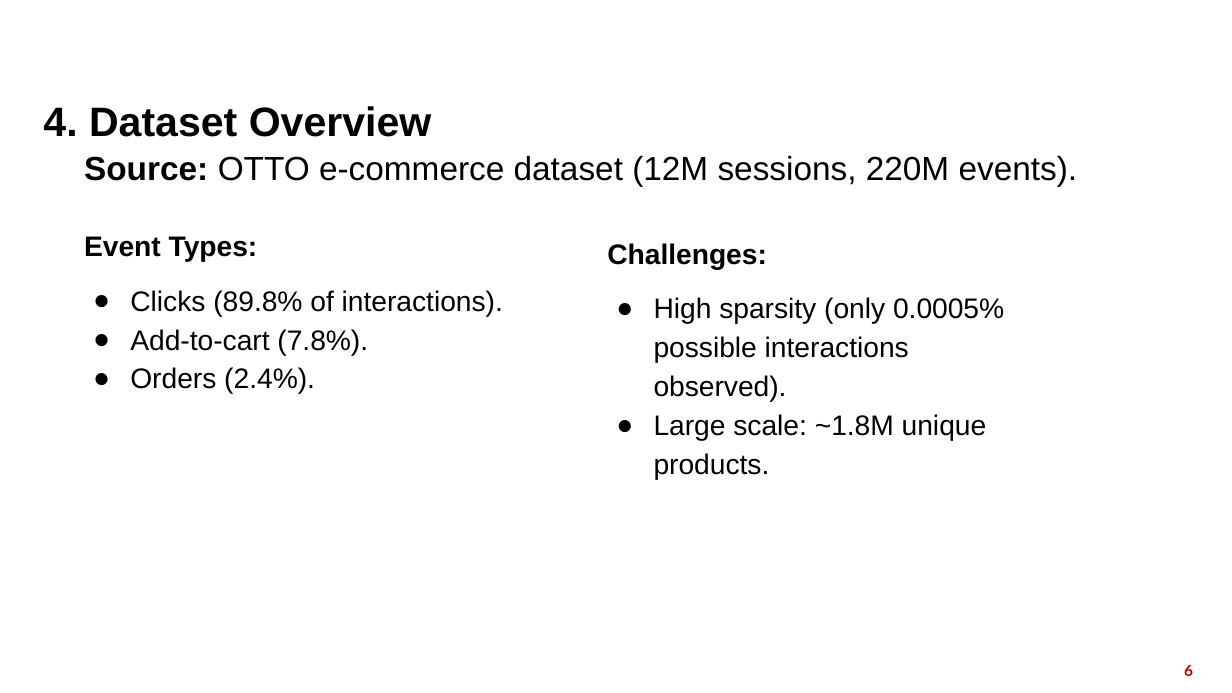
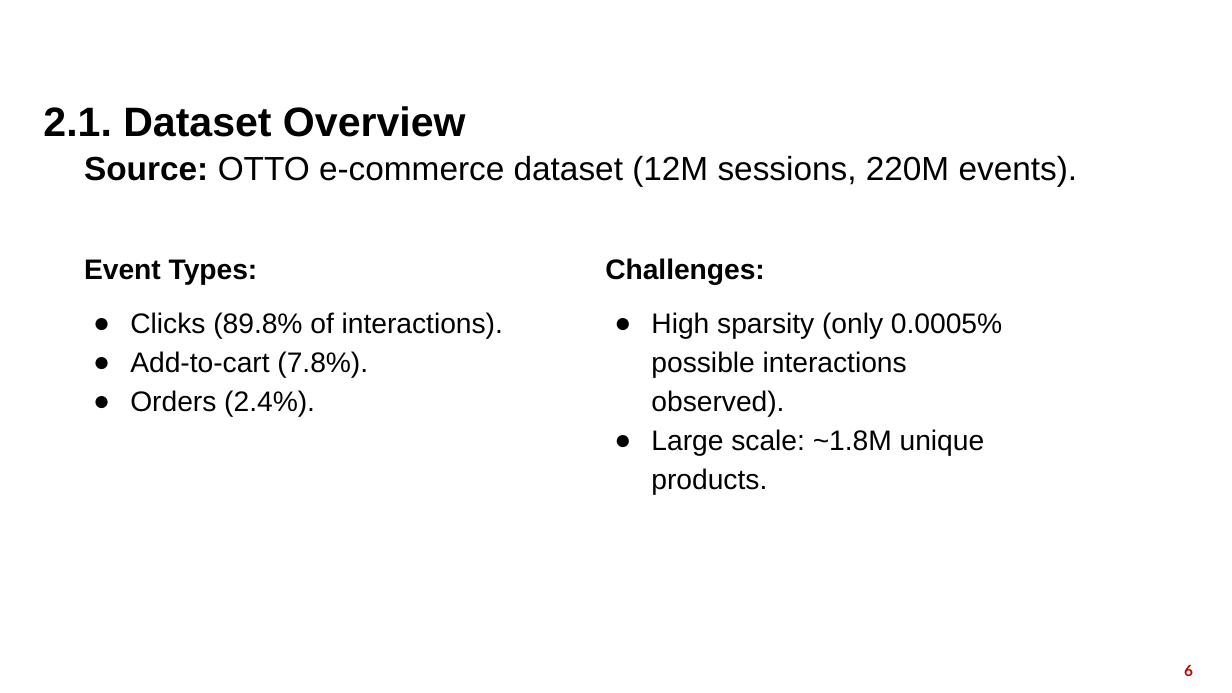
Before and after one commit to DoanNgocCuong/BasicTasksLearning_RecommenderSystem, a slide deck: slide 6 of report_slide/OTTO_WebMining.pptx. Drawn at 1232x693 pixels with LibreOffice and Linux fonts; fonts in the diff are those of the drawing; background and template pictures are left out. Boxes give left, top, right and bottom in pixels: in the first picture for what was removed or moved away, otherwise in the second. Text is boxed around its words. In the diff, an @@ line names an element or a change of style, - is before the commit and + after.

```diff
--- a/report_slide/OTTO_WebMining.pptx
+++ b/report_slide/OTTO_WebMining.pptx
@@ text at box(43, 106, 466, 137): text changed @@
-4. Dataset Overview
+2.1. Dataset Overview
@@ text "Event Types:": place and size @@
-text "Event Types:" at box(84, 236, 503, 394)
+text "Event Types:" at box(84, 259, 503, 417)
@@ text "Challenges:": place and size @@
-text "Challenges:" at box(607, 243, 1004, 480)
+text "Challenges:" at box(605, 258, 1002, 495)
```
Also in this commit, not shown: 3 other slides changed, 17 slides added, 6 slides removed, 1 other file.
